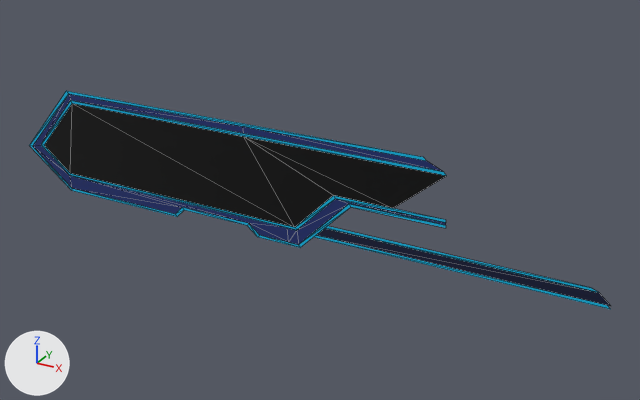
The FBX model Assets/Models/Menus/Select Player/Select Left.fbx as it was, and as the next commit left it.
One viewpoint serves both versions: a camera (50 mm lens) standing at (32.8, -40.9, 19.1) and looking at (9.6, 1.3, -2.0). Lighting does not change. The marker at lower left points along +X, +Y and +Z. Mesh edges are drawn as thin lines. Where no turn or scale is listed for an object, it has been applied to the vertices.
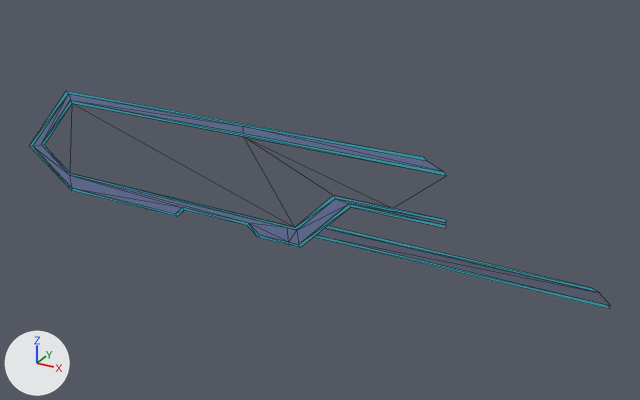
What differs and where, as boxes (x1, y1, x2, y2) in the pictures (640 x 400 px):
'object_4', surface changed: (29, 91, 611, 309) in both

The change, as a list of edits to the scene's bpy script:
```text
Change img_b159c0de_png:
    img_b159c0de_png: load_image('b159c0de.png', '../../../Textures/Menus/b159c0de.png', 256, 256, 'sRGB') -> load_image('b159c0de.png', '../../../Textures/Menus/b159c0de.png', 256, 256, 'Non-Color')
Change mat_b159c0de:
    add n3 = _N.new('ShaderNodeTexImage'); n3.name = 'Image Texture.001'
    add n3.image = img_b159c0de_png
    where n0 = _N.new('ShaderNodeBsdfPrincipled'); n0.name = 'Principled BSDF'
    add _L.new(n3.outputs[0], n0.inputs[4])  # 'Color' to 'Alpha'
```
